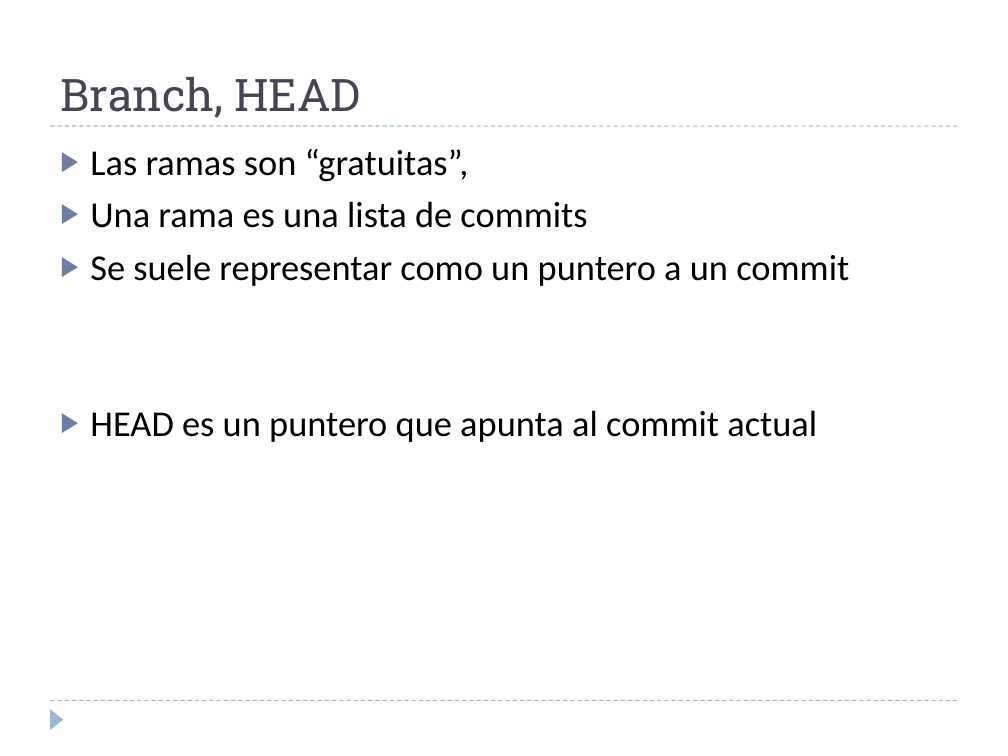
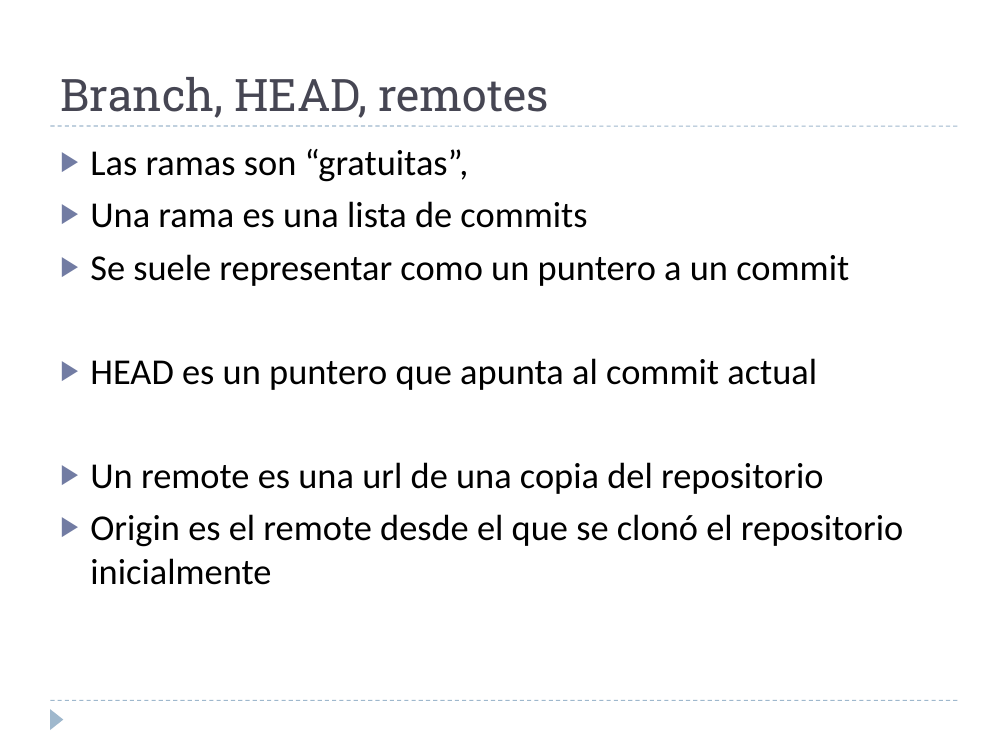
Before and after one commit to martina-if/curso_git, a slide deck: slide 10 of GIT.ppt. Drawn at 1008x756 pixels with LibreOffice and Linux fonts; fonts in the diff are those of the drawing. Boxes give left, top, right and bottom in pixels: in the first picture for what was removed or moved away, otherwise in the second. Text is boxed around its words. In the diff, an @@ line names an element or a change of style, - is before the commit and + after.

```diff
--- a/GIT.ppt
+++ b/GIT.ppt
@@ title at (60,77,548,118): text changed @@
-Branch, HEAD
+Branch, HEAD, remotes
@@ text at (90,462,903,585): paragraphs added @@
+▶ Un remote es una url de una copia del repositorio
+▶ Origin es el remote desde el que se clonó el repositorio inicialmente
```
Also in this commit, not shown: 11 slides added.
